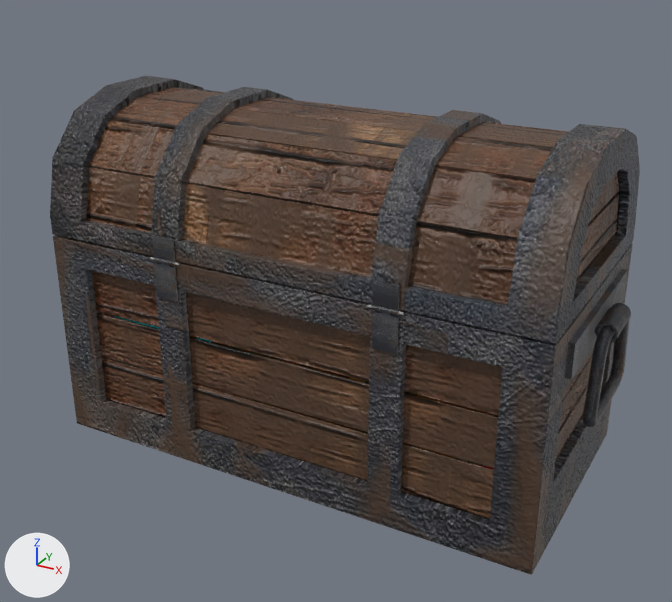
The FBX model Assets/Models/EAC2_TreasureChest.fbx: old version first, new version second.
The view is the same before and after, from a 50 mm lens placed at (3.03, -5.55, 3.81), pointed at (0.06, -0.17, 1.11). Lighting does not change. The marker at lower left points along +X, +Y and +Z. Where no turn or scale is listed for an object, it has been applied to the vertices.

The scene before the commit, as lines of its bpy script (objects in view):
```python
me_cube_009 = bpy.data.meshes.new('Cube.009')
me_cube_009.from_pydata(...)  # 1296 vertices, 1384 faces; spans x -115.0..258.0, y -2.0..97.0, z -189.0..2.0
# faces by material slot: [480, 742, 162]
me_cube_009.materials.append(mat_ucsilvermetal)
me_cube_009.materials.append(mat_ucwood)
me_cube_009.materials.append(mat_ucdirtymetal)  # picture img_suciedad_cofre_png
me_cube_011 = bpy.data.meshes.new('Cube.011')
me_cube_011.from_pydata(...)  # 1376 vertices, 1494 faces; spans x -1.87..1.87, y -0.94..0.94, z -0.06..1.52
# faces by material slot: [500, 994]
me_cube_011.materials.append(mat_dcsilvermetal)
me_cube_011.materials.append(mat_dcwood)
me_cylinder_007 = bpy.data.meshes.new('Cylinder.007')
me_cylinder_007.from_pydata(...)  # 128 vertices, 116 faces; spans x -0.95..0.95, y -0.96..-0.93, z 1.24..1.53
# faces by material slot: [96, 20]
me_cylinder_007.materials.append(mat_silvermetalvis)  # picture img_suciedad_cofre_png
me_cylinder_007.materials.append(mat_greyvis)  # grey #9c9c9c
ob_dpart = bpy.data.objects.new('DPart', me_cube_011)
ob_dpart.location = (0.0, 0.0, 0.0)
ob_dvis = bpy.data.objects.new('DVis', me_cylinder_007)
ob_dvis.location = (0.0, 0.0, 0.0)
ob_upart = bpy.data.objects.new('UPart', me_cube_009)
ob_upart.location = (-0.713, -0.946, 1.518)
ob_upart.rotation_euler = (1.571, 0.0, 0.0)  # degrees (90, 0, 0)
ob_upart.scale = (0.01, 0.01, 0.01)
# also in view: 'Treasure' at (-0.01, 0.0, 0.7); 'Handles' at (0.0, 0.0, 1.06)
```
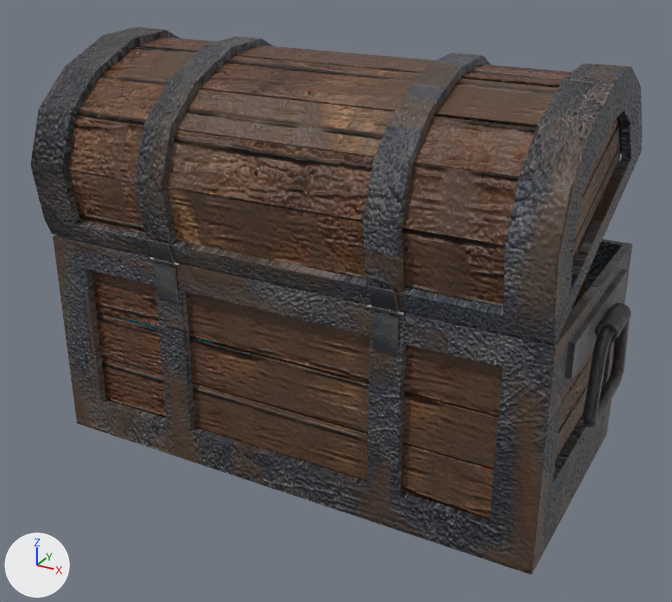
Where the change shows, as pixel boxes [x1, y1, x2, y2] in the pictures (672 x 602 px):
'UPart', turned
    before: [50, 76, 640, 344]
    after: [31, 27, 642, 343]

The change in detail:
Object 'UPart' (ob_upart) turns from (90, 0, 0) to (111, 0, 0) degrees about x, y and z.
